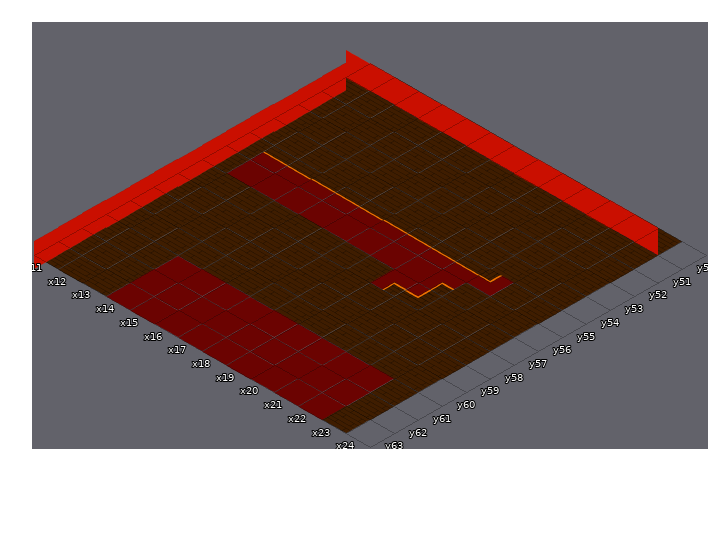
One commit to this Tiled map: assets/tiledscene/testmap2.tmx. Above, as it was before the edit.
Cells are 182x104 px. Isometric: x runs down to the right, y down to the left. Shown: x 11..24, y 50..63.
The same view after the edit:
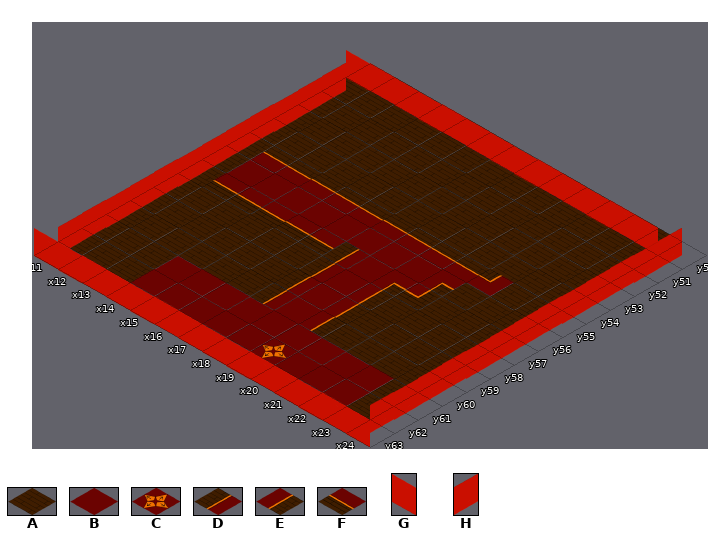
Key: from "floor": A 0, B 1, C 2, D 4, E 8, F 10; from "wall": G 0, H 0 flipped up-down.
_ is an empty cell.
The exact change:
Layer "floor":
Tile A gives way to tile B in rows 57 to 60 at x 18.
Tile B gives way to tile C in row 62 at x 19.
Tile A gives way to tile D in rows 57 to 60 at x 17.
Tile A gives way to tile E in rows 58 to 60 at x 19.
Tile A gives way to tile F in row 57 at x 12 to 16.
Layer "wall":
Tile H gives way to tile G in row 63 at x 11.
The edit adds tile G in row 63 at x 12 to 24.
The edit adds tile H in rows 50 to 62 at x 24.
Boxes around the changes in both pictures, in picture pixels (x1, y1, x2, y2):
changed: (34, 173, 682, 447)
